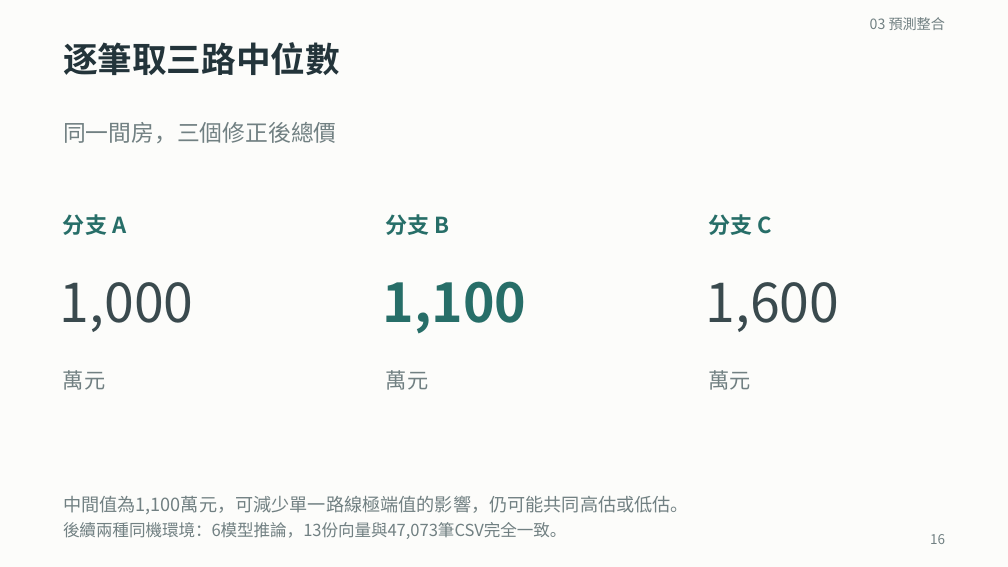
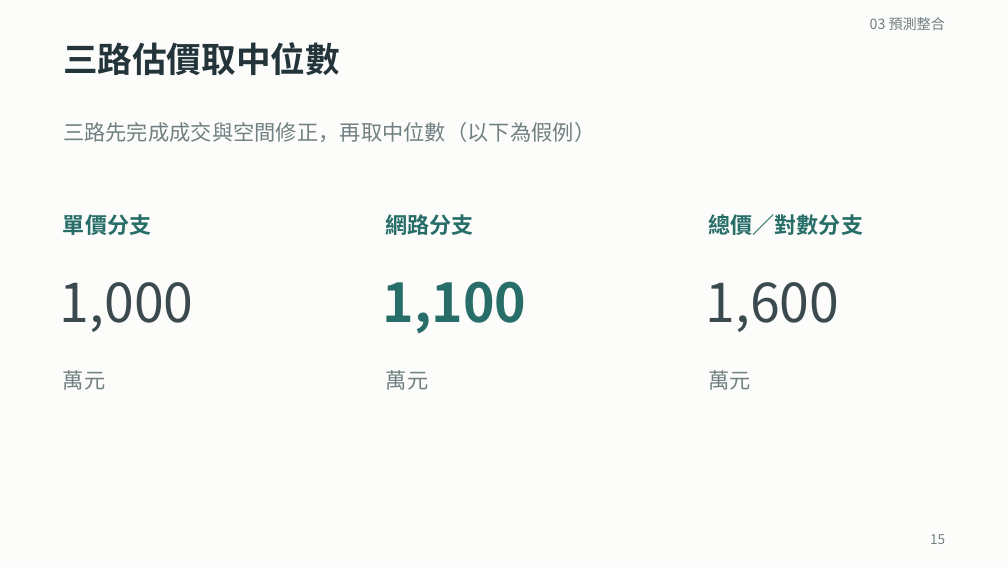
Before and after one commit to ziyi930108/nycu-house-price-regression, a slide deck: slide 15 of teaching/final_presentation/台灣房屋銷售價格預測挑戰賽_上台簡報.pptx (slide 16 before the commit). Drawn at 1008x567 pixels with LibreOffice and Linux fonts; fonts in the diff are those of the drawing. Boxes give left, top, right and bottom in pixels: in the first picture for what was removed or moved away, otherwise in the second. Text is boxed around its words. In the diff, an @@ line names an element or a change of style, - is before the commit and + after.

```diff
--- a/teaching/final_presentation/台灣房屋銷售價格預測挑戰賽_上台簡報.pptx
+++ b/teaching/final_presentation/台灣房屋銷售價格預測挑戰賽_上台簡報.pptx
@@ text at [63, 42, 340, 75]: text changed @@
-逐筆取三路中位數
+三路估價取中位數
@@ text at [63, 122, 595, 142]: text changed; size 21.8 to 20.2 pt @@
-同一間房，三個修正後總價
+三路先完成成交與空間修正，再取中位數（以下為假例）
@@ text at [63, 214, 151, 235]: text changed @@
-分支 A
+單價分支
@@ text at [386, 214, 474, 235]: text changed @@
-分支 B
+網路分支
@@ text at [709, 214, 863, 235]: text changed @@
-分支 C
+總價／對數分支
@@ text removed at [63, 496, 689, 514] @@
-中間值為1,100萬元，可減少單一路線極端值的影響，仍可能共同高估或低估。
@@ text removed at [63, 522, 567, 539] @@
-後續兩種同機環境：6模型推論，13份向量與47,073筆CSV完全一致。
```
Also in this commit, not shown: 14 other slides changed, 1 slide added, 4 slides removed, 52 other files.
